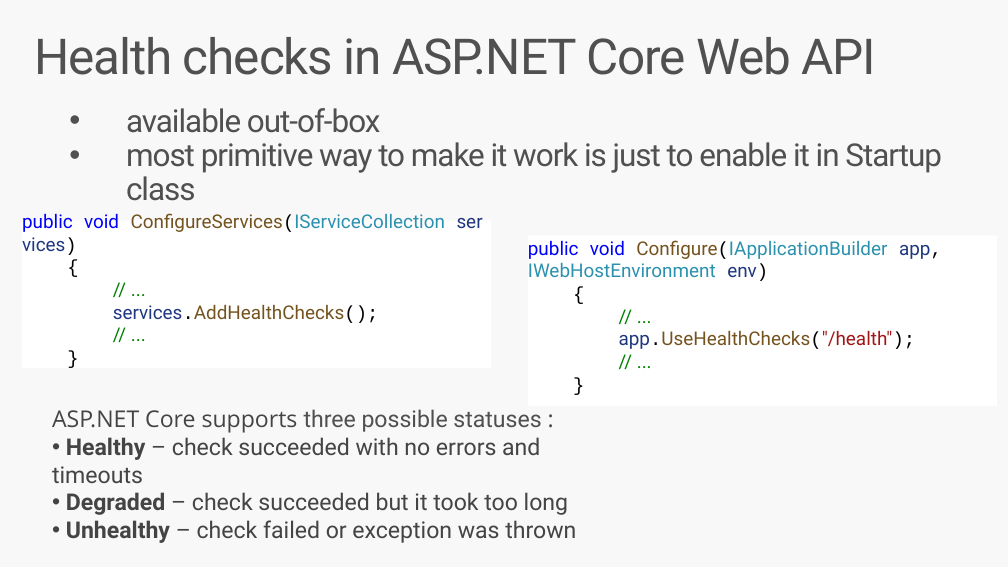
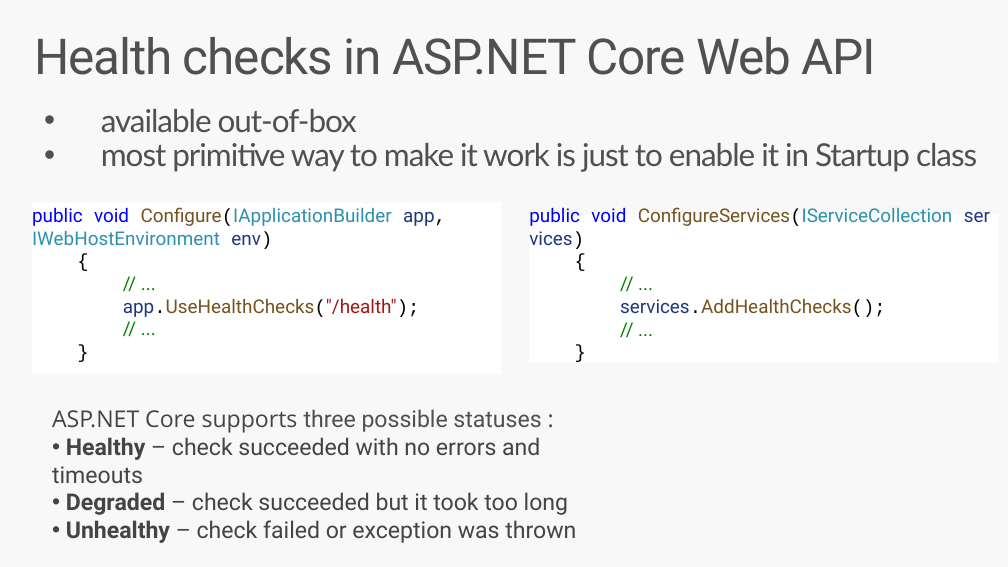
Before and after one commit to DudnykOleksandr/HealthMonitoring, a slide deck: slide 4 of docs/HealthMonitoring.pptx. Drawn at 1008x567 pixels with LibreOffice and Linux fonts; fonts in the diff are those of the drawing. Boxes give left, top, right and bottom in pixels: in the first picture for what was removed or moved away, otherwise in the second. Text is boxed around its words. In the diff, an @@ line names an element or a change of style, - is before the commit and + after.

```diff
--- a/docs/HealthMonitoring.pptx
+++ b/docs/HealthMonitoring.pptx
@@ text "available out-of-box" moved from (x1=126, y1=108, x2=942, y2=201) to (x1=101, y1=109, x2=977, y2=172) @@
@@ text "available out-of-box" at (x1=101, y1=109, x2=977, y2=172): font Roboto to Lato @@
@@ rectangle "public void Configure(IApplicationBuilder app, IWebHostEnvir ..." moved from (x1=528, y1=235, x2=997, y2=406) to (x1=32, y1=203, x2=501, y2=374) @@
@@ rectangle "public void ConfigureServices(IServiceCollection services) { ..." moved from (x1=22, y1=220, x2=492, y2=368) to (x1=529, y1=215, x2=999, y2=363) @@
```
Also in this commit, not shown: 12 other slides changed, 1 slide added, 1 other file.
